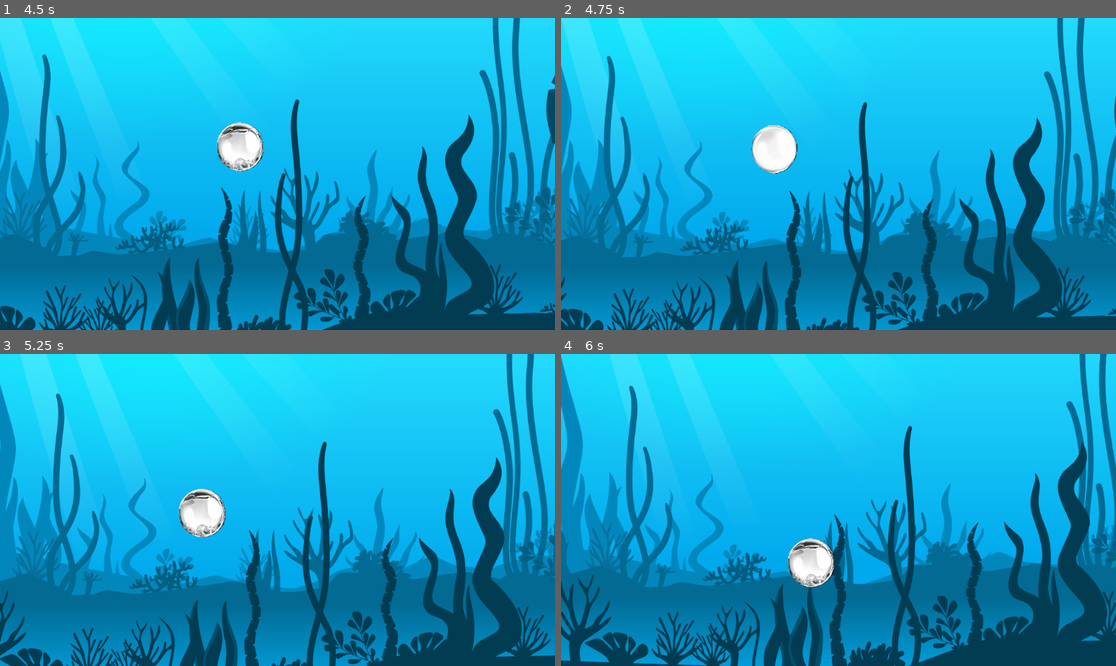
Above: before the commit, frames 1-4 (two rows, left to right).
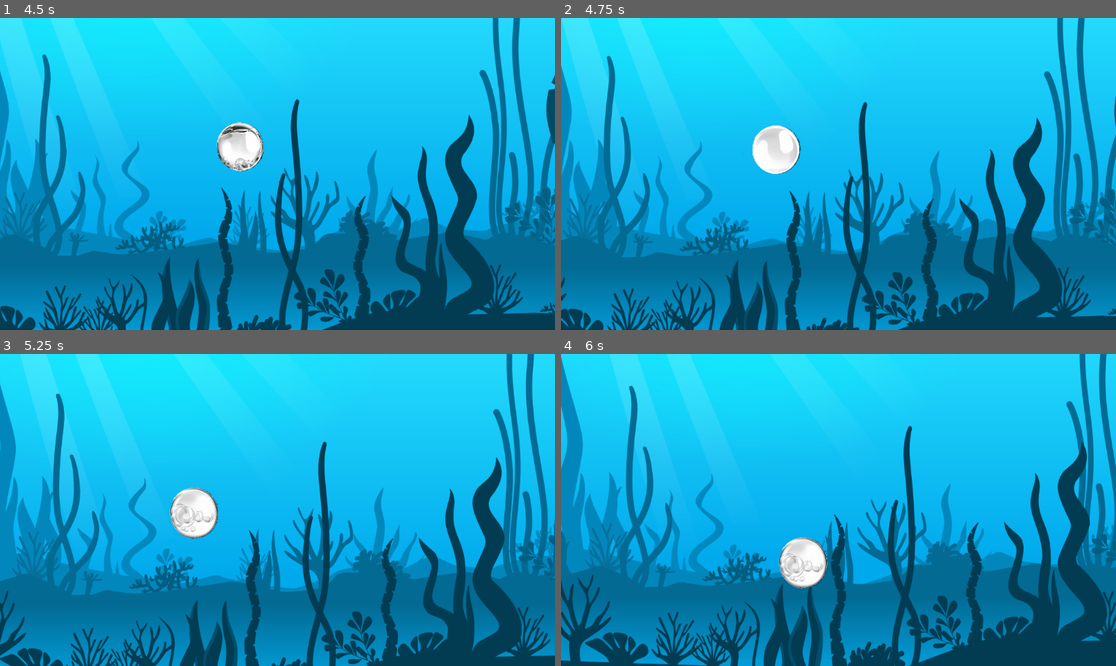
Above: after the commit, the same moments.

Repository: bagaretk/Game6PPL
Game: Godot game, scene res://main_game.tscn
The game is run twice, just before and just after one commit, with the same random seed, the same clock (stepped at 60 frames per second) and the same inputs.
Inputs:
- Up to frame 1 (4.5 s): hold Right (ui_right) 0.53-1.28 s; hold Down (ui_down) 1.28-2.03 s; hold Right (ui_right) 2.03-2.78 s; hold Up (ui_up) 2.78-3.53 s; hold Left (ui_left) from 3.53 s (still down)
- Up to frame 2 (4.75 s): keep holding Left (ui_left)
- Up to frame 3 (5.25 s): release Left (ui_left) at 5.03 s; hold Down (ui_down) from 5.03 s (still down)
- Up to frame 4 (6 s): release Down (ui_down) at 5.78 s; hold Right (ui_right) from 5.78 s (still down)

Frame 1 is identical in both runs. In frame 2, 0.4% of the frame differs, in the area x 34-44%, y 34-51%; in frame 3, 1.0%, in the area x 30-41%, y 42-60%; in frame 4, 1.0%.

Commit message:
last update

Diff:
--- a/Player_Movement.tscn
+++ b/Player_Movement.tscn
@@ -89,7 +89,7 @@
 scale = Vector2(0.23, 0.23)
 sprite_frames = SubResource("SpriteFrames_n4lro")
 autoplay = "default"
-frame_progress = 0.950513
+frame_progress = 0.52743
 
 [node name="Camera2D" type="Camera2D" parent="AnimatedSprite2D"]
 position = Vector2(1.1958, 0)
Binary file added: Resources/WhatsApp Image 2025-01-24 at 22.31.10.jpeg
Not shown, added: Resources/WhatsApp Image 2025-01-24 at 22.31.10.jpeg.import
